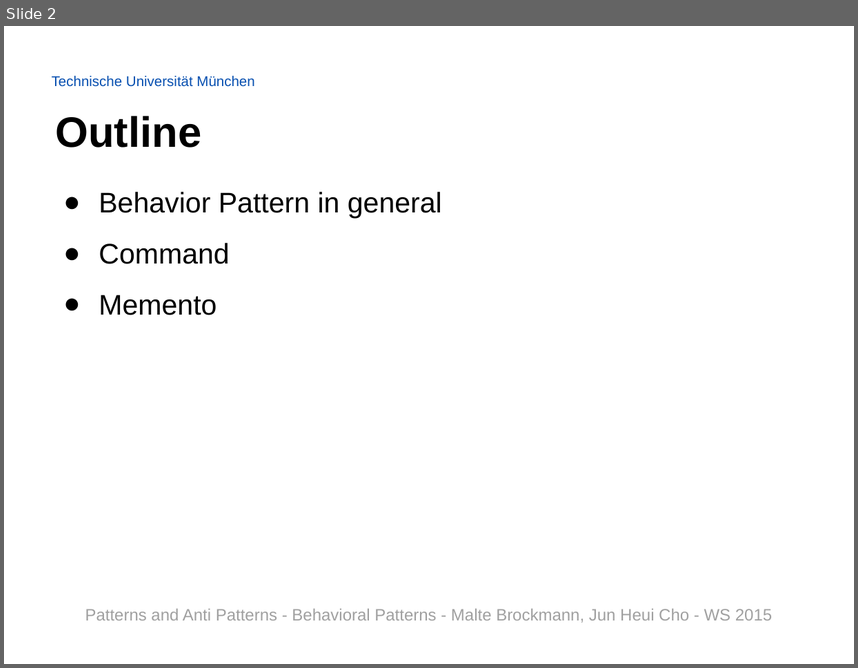
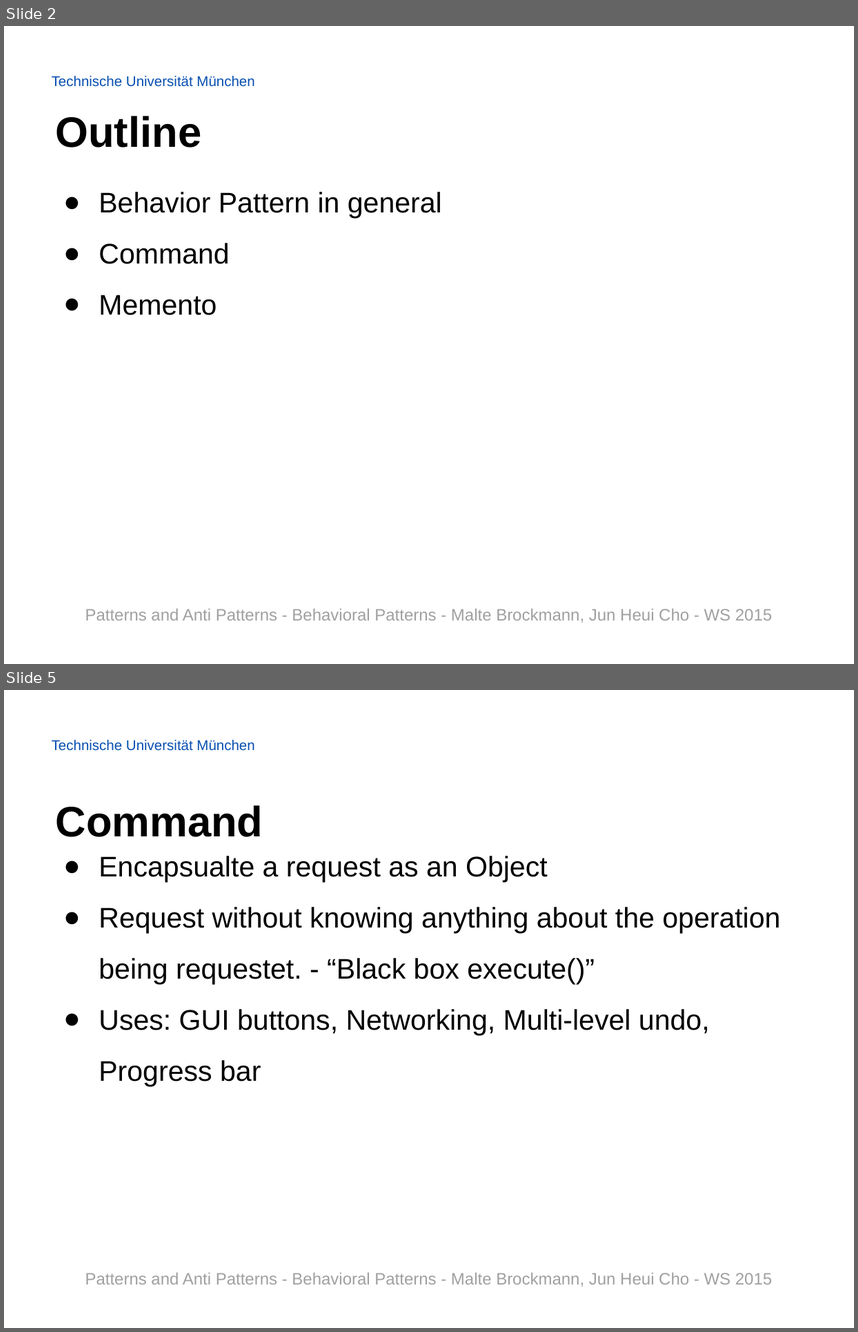
Before and after one commit to Painted6/Behavioral-design-patterns, a slide deck: Behavioral Patterns - JS Patterns and Anti Patterns.pptx. Shown one above the other, each under a label of ours: slide 2 before the commit, slides 2 and 5 after it; the slides between them are not shown. The pictures are 858x668 and 858x1332 pixels, drawn with LibreOffice and Linux fonts; fonts in the diff are those of the drawing; background and template pictures are left out. Boxes give left, top, right and bottom in pixels: in the first picture for what was removed or moved away, otherwise in the second. Text is boxed around its words. In the diff, an @@ line names an element or a change of style, - is before the commit and + after.

Commit message:
added slides for command and memento pattern & for the spaceinvader game. (sources are on the last slide)

```diff
--- a/Behavioral Patterns - JS Patterns and Anti Patterns.pptx
+++ b/Behavioral Patterns - JS Patterns and Anti Patterns.pptx
@@ slide 5 added at [4,690,854,1328], background picture (left out); not listed: 1 template element that a slide beside it also shows @@
@@ title added at [56,805,263,837], 36 pt, text #000000, bold @@
+Command
@@ text added at [99,856,780,1086], 24 pt, text #000000 @@
+● Encapsualte a request as an Object
+● Request without knowing anything about the operation being requestet. - “Black box execute()”
+● Uses: GUI buttons, Networking, Multi-level undo, Progress bar
@@ text added at [85,1272,772,1286], 14 pt, text #A0A0A0 @@
+Patterns and Anti Patterns - Behavioral Patterns - Malte Brockmann, Jun Heui Cho - WS 2015
```
Also in this commit, not shown: 3 slides changed, 9 other slides added.
